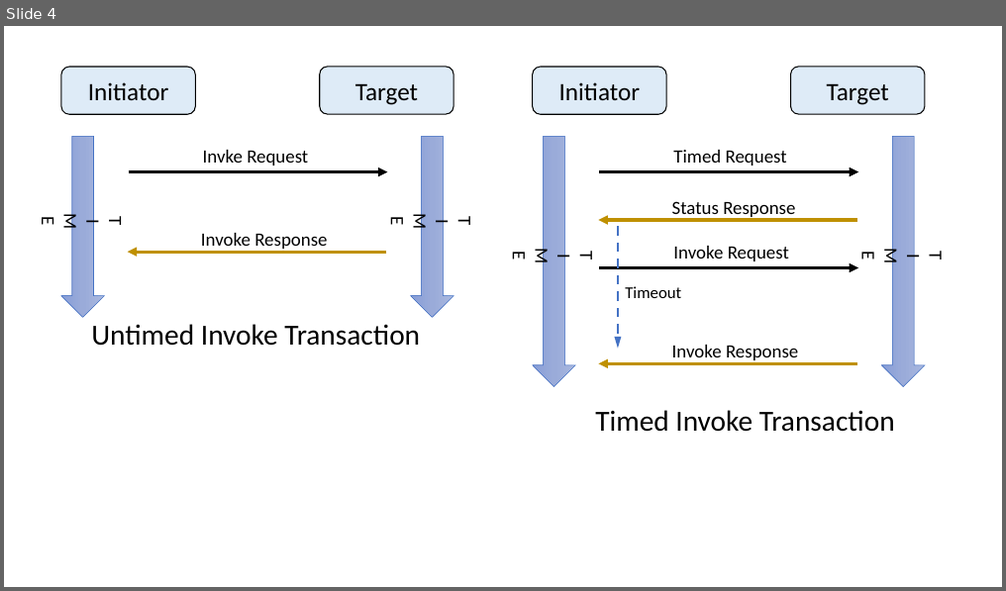
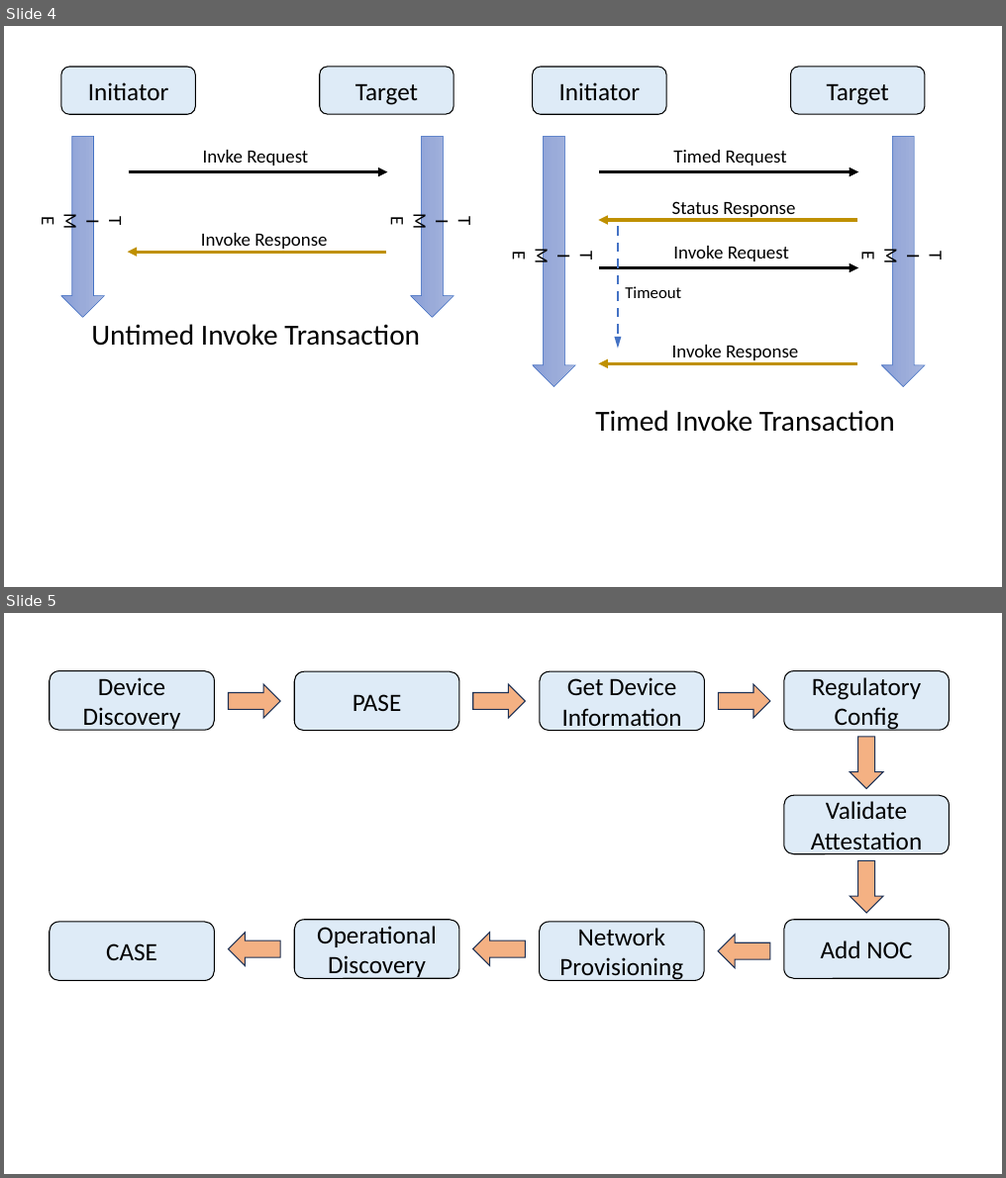
Before and after one commit to manuk54/seminar, a slide deck: pics/diagrams.pptx. Shown one above the other, each under a label of ours: slide 4 before the commit, slides 4 and 5 after it. The pictures are 1006x591 and 1006x1178 pixels, drawn with LibreOffice and Linux fonts; fonts in the diff are those of the drawing. Boxes give left, top, right and bottom in pixels: in the first picture for what was removed or moved away, otherwise in the second. Text is boxed around its words. In the diff, an @@ line names an element or a change of style, - is before the commit and + after.

```diff
--- a/pics/diagrams.pptx
+++ b/pics/diagrams.pptx
@@ slide 5 added at [4, 613, 1002, 1174], background #FFFFFF @@
@@ rounded rectangle added at [50, 671, 214, 731], fill #DEEBF7, outline #000000 1 pt, 24 pt, text #000000 @@
+Device Discovery
@@ rounded rectangle added at [294, 671, 459, 731], fill #DEEBF7, outline #000000 1 pt, 24 pt, text #000000 @@
+PASE
@@ rounded rectangle added at [540, 671, 704, 731], fill #DEEBF7, outline #000000 1 pt, 24 pt, text #000000 @@
+Get Device Information
@@ rounded rectangle added at [784, 671, 948, 731], fill #DEEBF7, outline #000000 1 pt, 24 pt, text #000000 @@
+Regulatory Config
@@ right arrow added at [229, 684, 281, 718], fill #F4B183, outline #1E3256 1 pt @@
@@ right arrow added at [473, 684, 526, 718], fill #F4B183, outline #1E3256 1 pt @@
@@ right arrow added at [718, 684, 770, 718], fill #F4B183, outline #1E3256 1 pt @@
@@ right arrow added at [849, 737, 883, 789], fill #F4B183, outline #1E3256 1 pt @@
@@ rounded rectangle added at [784, 796, 948, 855], fill #DEEBF7, outline #000000 1 pt, 24 pt, text #000000 @@
+Validate Attestation
@@ right arrow added at [849, 861, 883, 914], fill #F4B183, outline #1E3256 1 pt @@
@@ rounded rectangle added at [50, 922, 214, 981], fill #DEEBF7, outline #000000 1 pt, 24 pt, text #000000 @@
+CASE
@@ right arrow added at [229, 933, 281, 966], fill #F4B183, outline #1E3256 1 pt @@
@@ rounded rectangle added at [294, 920, 459, 979], fill #DEEBF7, outline #000000 1 pt, 24 pt, text #000000 @@
+Operational Discovery
@@ right arrow added at [473, 933, 526, 966], fill #F4B183, outline #1E3256 1 pt @@
@@ rounded rectangle added at [540, 922, 704, 981], fill #DEEBF7, outline #000000 1 pt, 24 pt, text #000000 @@
+Network Provisioning
@@ right arrow added at [718, 935, 770, 968], fill #F4B183, outline #1E3256 1 pt @@
@@ rounded rectangle added at [784, 920, 948, 979], fill #DEEBF7, outline #000000 1 pt, 24 pt, text #000000 @@
+Add NOC
```
Also in this commit, not shown: 10 other files.
